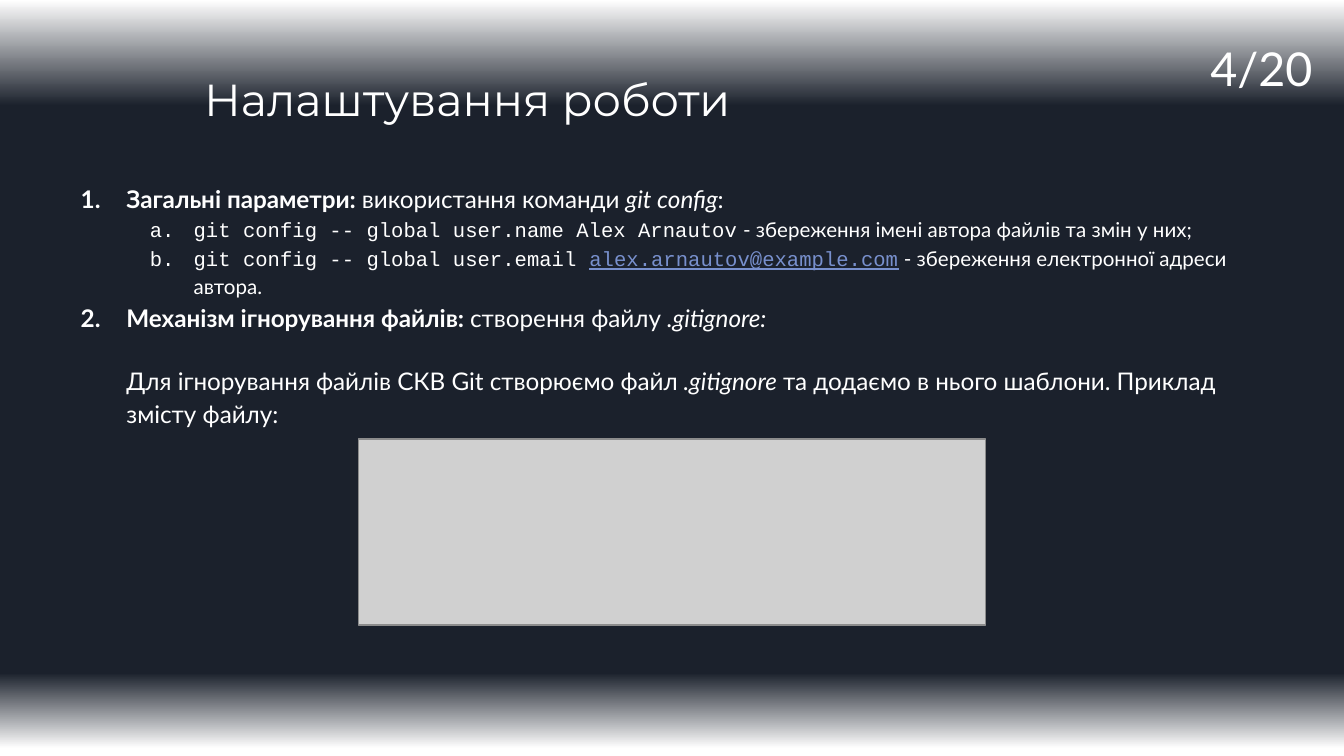
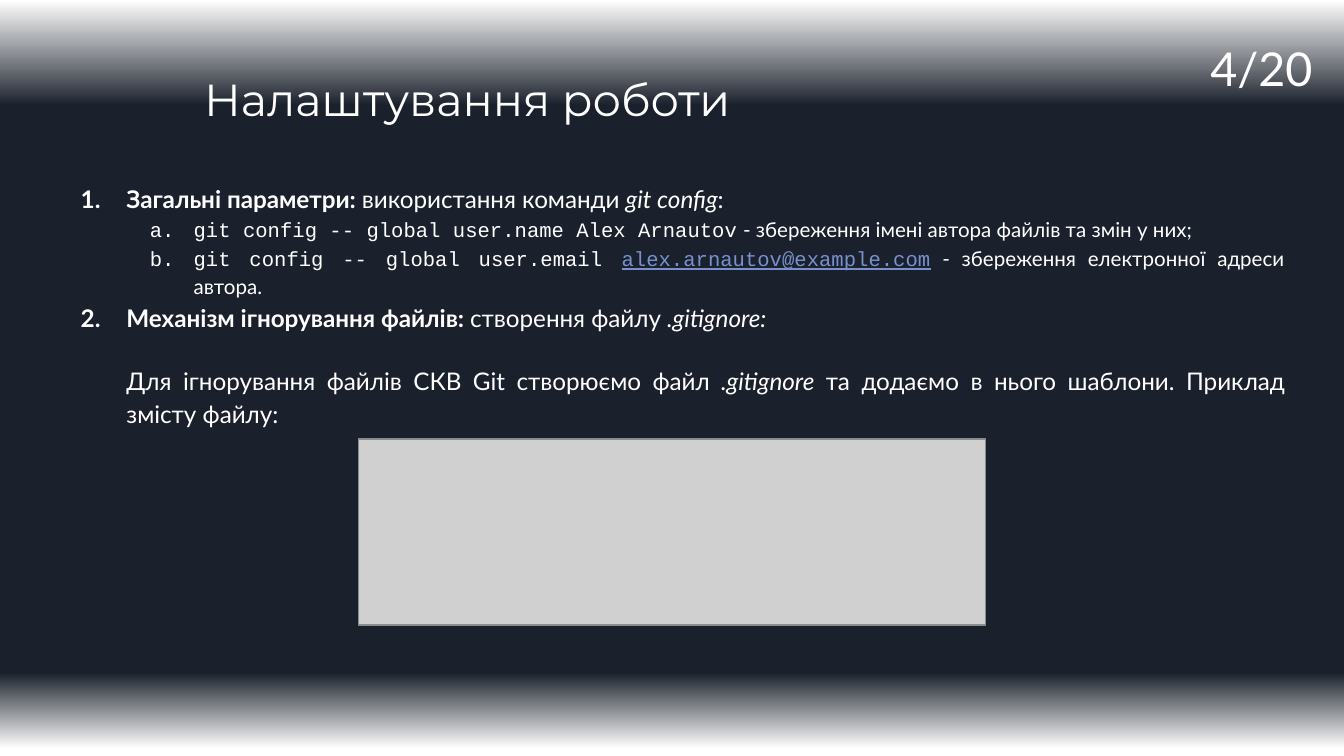
Before and after one commit to ValueOverStatic/IT-carrer-Seminars, a slide deck: slide 4 of Seminar1_Github_v02.pptx. Drawn at 1344x756 pixels with LibreOffice and Linux fonts; fonts in the diff are those of the drawing; grey boxes stand for pictures. Boxes give left, top, right and bottom in pixels: in the first picture for what was removed or moved away, otherwise in the second. Text is boxed around its words. In the diff, an @@ line names an element or a change of style, - is before the commit and + after.

```diff
--- a/Seminar1_Github_v02.pptx
+++ b/Seminar1_Github_v02.pptx
@@ text "Загальні параметри: використання команди git ..." at <box>126,190,1285,428</box>: alignment left to justified @@
```
Also in this commit, not shown: 9 other slides changed, 1 slide added.
